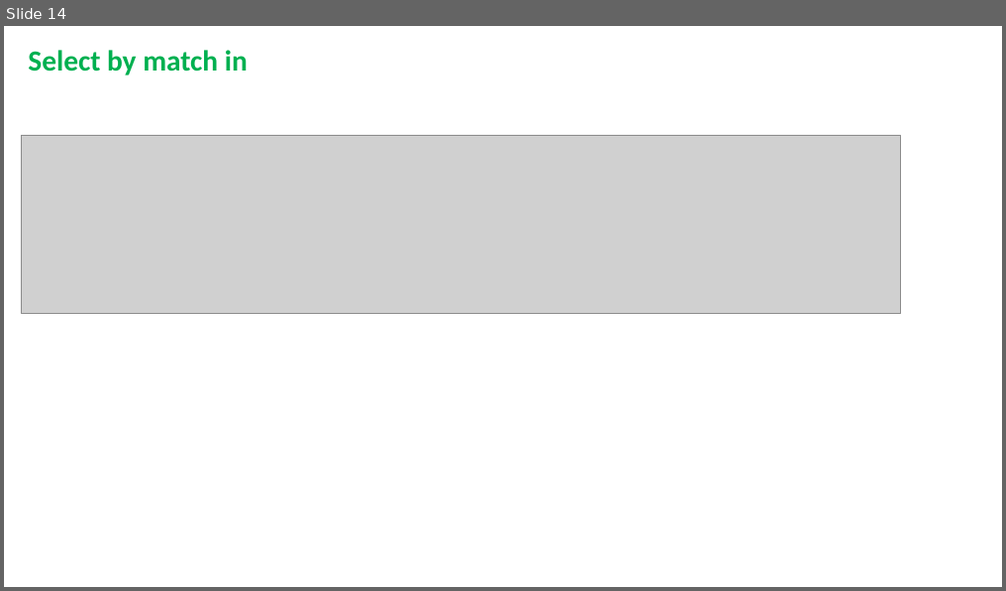
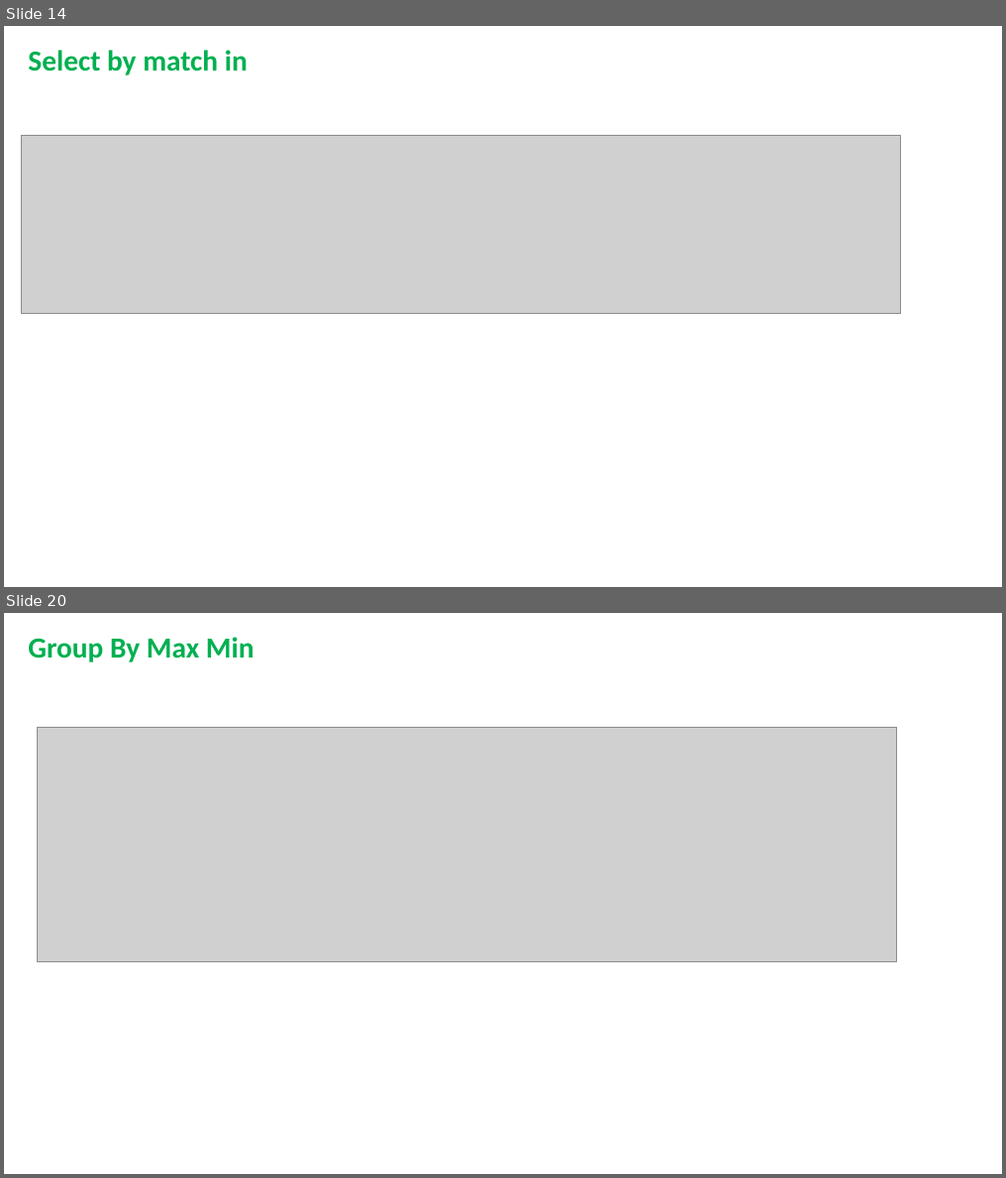
Before and after one commit to rupomsoft/MERN-STACK-Series, a slide deck: Mongo-Advance/Master.pptx. Shown one above the other, each under a label of ours: slide 14 before the commit, slides 14 and 20 after it; the slides between them are not shown. The pictures are 1006x591 and 1006x1178 pixels, drawn with LibreOffice and Linux fonts; fonts in the diff are those of the drawing; grey boxes stand for pictures; background and template pictures are left out. Boxes give left, top, right and bottom in pixels: in the first picture for what was removed or moved away, otherwise in the second. Text is boxed around its words. In the diff, an @@ line names an element or a change of style, - is before the commit and + after.

```diff
--- a/Mongo-Advance/Master.pptx
+++ b/Mongo-Advance/Master.pptx
@@ slide 20 added at (4,613,1002,1174), background picture (left out) @@
@@ text added at (28,637,254,663), 28 pt, text #00B050, bold @@
+Group By Max Min
@@ picture added at (38,727,897,961) @@
@@ text added at (592,945,702,962), 36 pt, text #FFFFFF, bold @@
+Master
```
Also in this commit, not shown: 19 other slides added, 42 other files.
